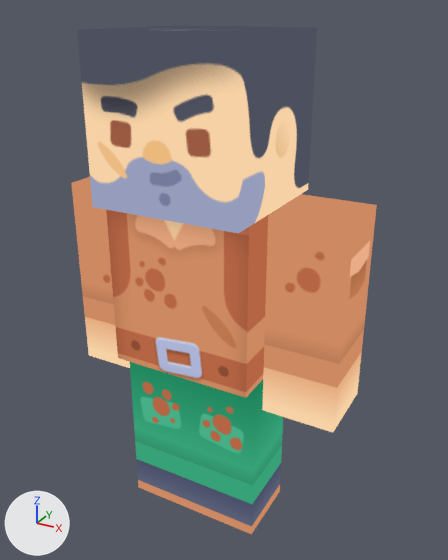
A saved change to the glTF model dream/animations/players/kenney-blocky-character-a.glb.
Before and after are seen from a 50 mm lens placed at (1.56, -2.64, 2.79), pointed at (0.07, 0.08, 1.43). The lights are fixed; the arrows at lower left show +X, +Y and +Z. The first picture is the older version. Where no turn or scale is listed for an object, it has been applied to the vertices. Vertices at exactly the same position are counted once.

The scene before the commit, as lines of its bpy script (objects in view):
```python
me_arm_left = bpy.data.meshes.new('arm-left')
me_arm_left.from_pydata(...)  # a box spanning x 0.0..0.4, y -0.2..0.2, z -1.0..0.1
me_arm_left.materials.append(mat_texture_a)
me_arm_right = bpy.data.meshes.new('arm-right')
me_arm_right.from_pydata(...)  # a box spanning x -0.4..0.0, y -0.2..0.2, z -1.0..0.1
me_arm_right.materials.append(mat_texture_a)
me_head = bpy.data.meshes.new('head')
me_head.from_pydata(...)  # a box spanning x -4.0..4.0, y -4.0..4.0, z 0.0..8.0
me_head.materials.append(mat_texture_a)
me_leg_left = bpy.data.meshes.new('leg-left')
me_leg_left.from_pydata(...)  # a box spanning x -0.2..0.2, y -0.2..0.2, z -1.0..0.0
me_leg_left.materials.append(mat_texture_a)
me_leg_right = bpy.data.meshes.new('leg-right')
me_leg_right.from_pydata(...)  # a box spanning x -0.2..0.2, y -0.2..0.2, z -1.0..0.0
me_leg_right.materials.append(mat_texture_a)
me_torso = bpy.data.meshes.new('torso')
me_torso.from_pydata(...)  # a box spanning x -0.4..0.4, y -0.3..0.3, z 0.3..1.2
me_torso.materials.append(mat_texture_a)
ob_arm_left = bpy.data.objects.new('arm-left', me_arm_left)
ob_arm_left.parent = ob_torso
ob_arm_left.location = (0.4, 0.1, 1.1)
ob_arm_right = bpy.data.objects.new('arm-right', me_arm_right)
ob_arm_right.parent = ob_torso
ob_arm_right.location = (-0.4, 0.1, 1.1)
ob_head = bpy.data.objects.new('head', me_head)
ob_head.parent = ob_torso
ob_head.location = (0.0, 0.0, 1.2)
ob_head.scale = (0.1, 0.1, 0.1)
ob_leg_left = bpy.data.objects.new('leg-left', me_leg_left)
ob_leg_left.location = (0.2, 0.0, 1.0)
ob_leg_right = bpy.data.objects.new('leg-right', me_leg_right)
ob_leg_right.location = (-0.2, 0.0, 1.0)
ob_torso = bpy.data.objects.new('torso', me_torso)
ob_torso.parent = ob_root
ob_torso.location = (0.0, 0.0, 0.7)
```
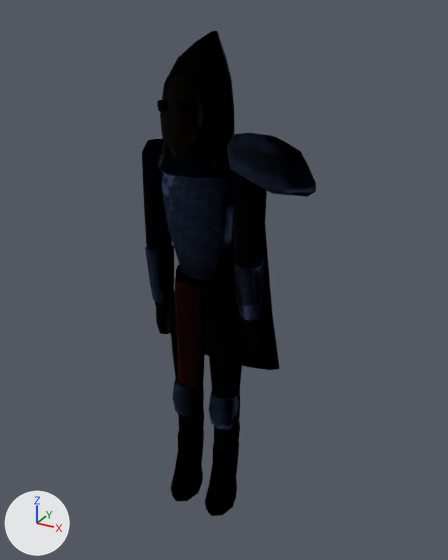
Location of each change, (x1, y1, x2, y2) in pixels of the pictures (448 x 560 px):
'head', reshaped, moved, turned, rescaled, recoloured
    before: (77, 25, 317, 233)
    after: (157, 31, 235, 178)
'torso', reshaped, moved, turned, recoloured
    before: (106, 210, 268, 398)
    after: (160, 133, 316, 388)
'arm-left', reshaped, moved, turned, recoloured
    before: (262, 194, 377, 432)
    after: (233, 172, 267, 351)
'leg-left', reshaped, moved, recoloured
    before: (189, 380, 283, 534)
    after: (205, 310, 243, 516)
'arm-right', reshaped, moved, turned, recoloured
    before: (71, 177, 130, 368)
    after: (142, 139, 174, 334)
'leg-right', reshaped, moved, recoloured
    before: (130, 362, 192, 509)
    after: (168, 295, 204, 502)

The change, as a list of edits to the scene's bpy script:
```text
Add mat_grim_actor:
    mat_grim_actor = bpy.data.materials.new('grim.actor')
    # colours: white #fcfcfc
    # uses the picture img_image_0
Change me_leg_left:
    remove me_leg_left.from_pydata(...)  # 8 vertices, 12 faces; spans x -0.2..0.2, y -0.2..0.2, z -1.0..0.0
    remove me_leg_left.materials.append(mat_texture_a)
    add me_leg_left.from_pydata(...)  # 157 vertices, 284 faces; spans x -0.11..0.11, y -0.194..0.11, z -1.295..0.035
    me_leg_left part 5: 8 vertices removed from x -0.2..0.2, y -0.2..0.2, z -1.0..0.0; 157 vertices added at x -0.11..0.11, y -0.194..0.11, z -1.295..0.035
    add me_leg_left.materials.append(mat_grim_actor)
Change me_leg_right:
    remove me_leg_right.from_pydata(...)  # 8 vertices, 12 faces; spans x -0.2..0.2, y -0.2..0.2, z -1.0..0.0
    remove me_leg_right.materials.append(mat_texture_a)
    add me_leg_right.from_pydata(...)  # 157 vertices, 284 faces; spans x -0.11..0.11, y -0.194..0.11, z -1.295..0.035
    me_leg_right part 6: 8 vertices removed from x -0.2..0.2, y -0.2..0.2, z -1.0..0.0; 157 vertices added at x -0.11..0.11, y -0.194..0.11, z -1.295..0.035
    add me_leg_right.materials.append(mat_grim_actor)
Change me_torso:
    used by ob_torso; parent = ob_root; location = (0.0, 0.0, 0.7)
    remove me_torso.from_pydata(...)  # 8 vertices, 12 faces; spans x -0.4..0.4, y -0.3..0.3, z 0.3..1.2
    remove me_torso.materials.append(mat_texture_a)
    add me_torso.from_pydata(...)  # 384 vertices, 682 faces; spans x -0.326..0.597, y -0.216..0.361, z -0.475..0.959
    me_torso part 1: 8 vertices removed from x -0.4..0.4, y -0.3..0.3, z 0.3..1.2; 384 vertices added at x -0.326..0.597, y -0.216..0.361, z -0.475..0.959
    add me_torso.materials.append(mat_grim_actor)
Change me_arm_left:
    used by ob_arm_left; parent = ob_torso; location = (0.4, 0.1, 1.1)
    remove me_arm_left.from_pydata(...)  # 8 vertices, 12 faces; spans x 0.0..0.4, y -0.2..0.2, z -1.0..0.1
    remove me_arm_left.materials.append(mat_texture_a)
    add me_arm_left.from_pydata(...)  # 133 vertices, 244 faces; spans x 0.11..0.29, y -0.106..0.09, z -1.003..0.088
    me_arm_left part 3: the whole mesh is rebuilt
    add me_arm_left.materials.append(mat_grim_actor)
Change me_arm_right:
    used by ob_arm_right; parent = ob_torso; location = (-0.4, 0.1, 1.1)
    remove me_arm_right.from_pydata(...)  # 8 vertices, 12 faces; spans x -0.4..0.0, y -0.2..0.2, z -1.0..0.1
    remove me_arm_right.materials.append(mat_texture_a)
    add me_arm_right.from_pydata(...)  # 133 vertices, 244 faces; spans x -0.29..-0.11, y -0.106..0.09, z -1.003..0.088
    me_arm_right part 4: the whole mesh is rebuilt
    add me_arm_right.materials.append(mat_grim_actor)
Change me_head:
    used by ob_head; parent = ob_torso; location = (0.0, 0.0, 1.2); scale = (0.1, 0.1, 0.1)
    remove me_head.from_pydata(...)  # 8 vertices, 12 faces; spans x -4.0..4.0, y -4.0..4.0, z 0.0..8.0
    remove me_head.materials.append(mat_texture_a)
    add me_head.from_pydata(...)  # 206 vertices, 382 faces; spans x -0.24..0.24, y -0.23..0.21, z -0.07..0.54
    me_head part 2: 8 vertices removed from x -4.0..4.0, y -4.0..4.0, z 0.0..8.0; 206 vertices added at x -0.24..0.24, y -0.23..0.21, z -0.07..0.54
    add me_head.materials.append(mat_grim_actor)
Change ob_leg_left:
    ob_leg_left.location: (0.2, 0.0, 1.0) -> (0.123, 0.0, 1.295)
Change ob_leg_right:
    ob_leg_right.location: (-0.2, 0.0, 1.0) -> (-0.123, 0.0, 1.295)
Change ob_torso:
    ob_torso.location: (0.0, 0.0, 0.7) -> (0.0, 0.0, 1.295)
    ob_torso.rotation_euler: (0.0, 0.0, 0.0) -> (0.0193, 0.0, 0.0)  # degrees (0, 0, 0) -> degrees (1.1, 0, 0)
Change ob_arm_left:
    ob_arm_left.location: (0.4, 0.1, 1.1) -> (0.0616, 0.0, 0.783)
    ob_arm_left.rotation_euler: (0.0, 0.0, 0.0) -> (0.0404, 0.0, 0.0)  # degrees (0, 0, 0) -> degrees (2.3, 0, 0)
Change ob_arm_right:
    ob_arm_right.location: (-0.4, 0.1, 1.1) -> (-0.0616, 0.0, 0.783)
    ob_arm_right.rotation_euler: (0.0, 0.0, 0.0) -> (-0.0317, 0.0, 0.0)  # degrees (0, 0, 0) -> degrees (-1.8, 0, 0)
Change ob_head:
    ob_head.scale: (0.1, 0.1, 0.1) -> (1.0, 1.0, 1.0)
    ob_head.location: (0.0, 0.0, 1.2) -> (0.0, -0.0352, 0.845)
    ob_head.rotation_euler: (0.0, 0.0, 0.0) -> (0.036, 0.0, 0.0)  # degrees (0, 0, 0) -> degrees (2.1, 0, 0)
```
